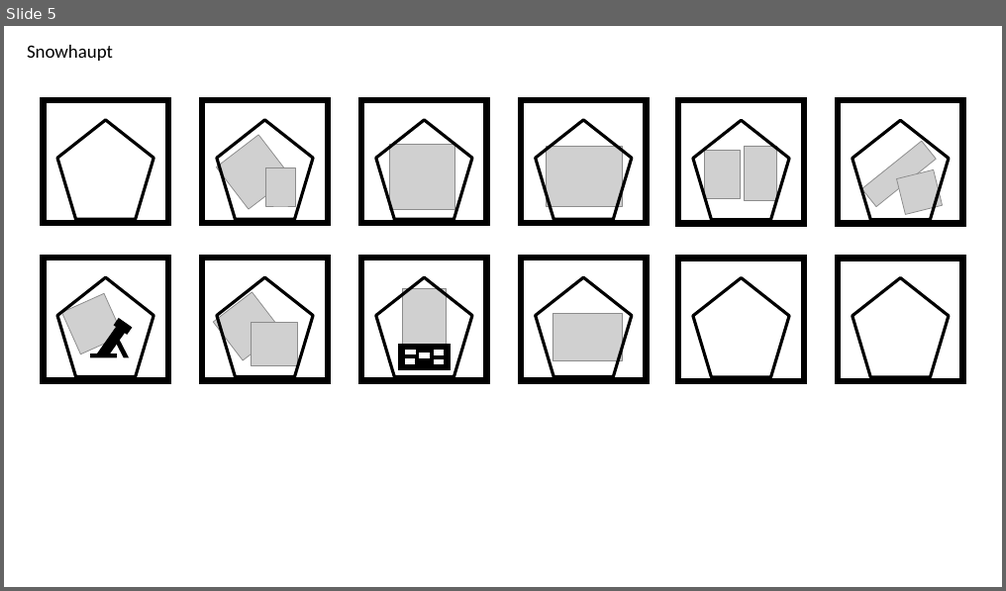
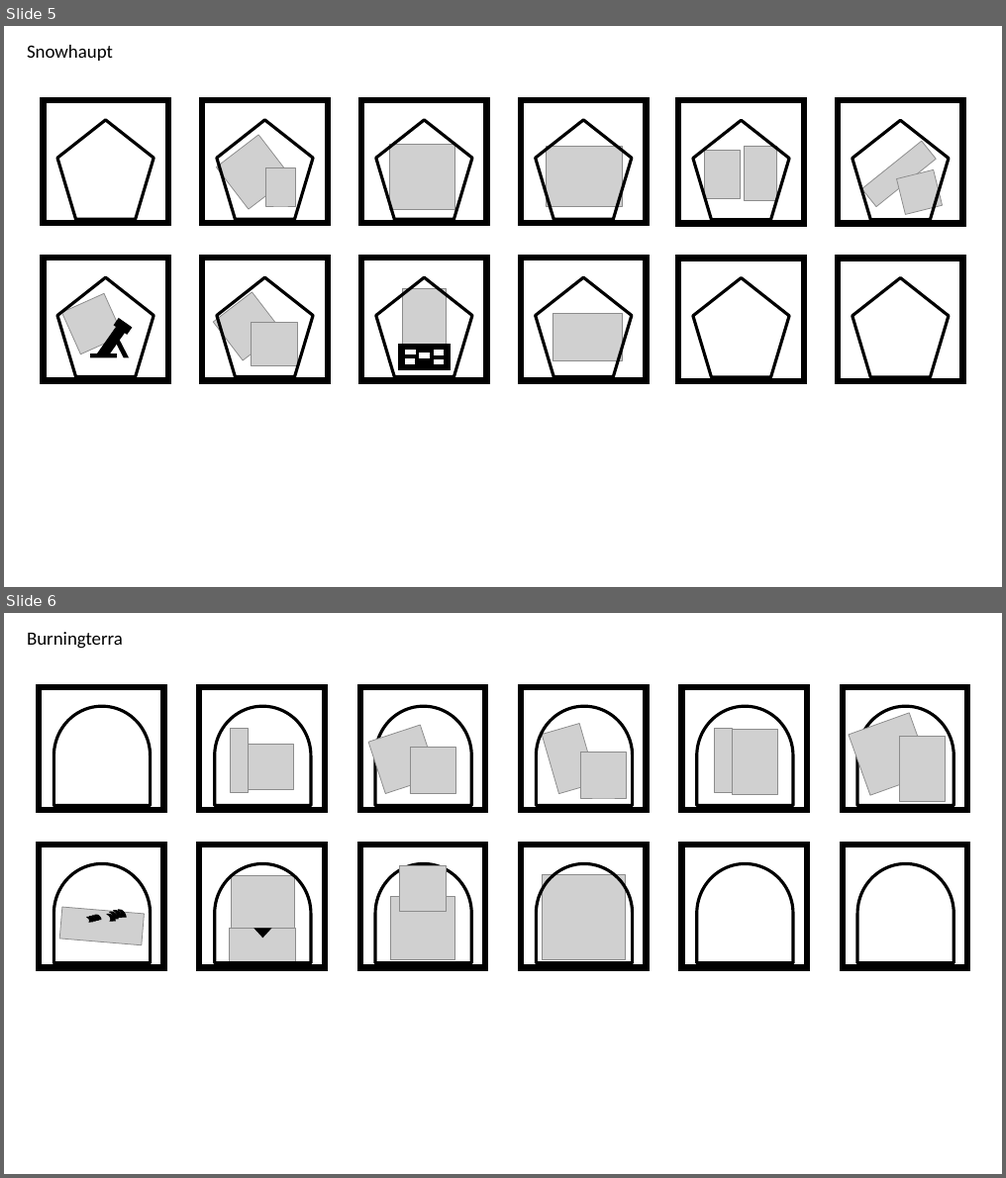
Before and after one commit to alexliuhust/JS_ChessGames, a slide deck: drawings.pptx. Shown one above the other, each under a label of ours: slide 5 before the commit, slides 5 and 6 after it. The pictures are 1006x591 and 1006x1178 pixels, drawn with LibreOffice and Linux fonts; fonts in the diff are those of the drawing; grey boxes stand for pictures. Boxes give left, top, right and bottom in pixels: in the first picture for what was removed or moved away, otherwise in the second. Text is boxed around its words. In the diff, an @@ line names an element or a change of style, - is before the commit and + after.

Commit message:
Add burningterra images

```diff
--- a/drawings.pptx
+++ b/drawings.pptx
@@ slide 6 added at [4, 613, 1002, 1174], background #FFFFFF @@
@@ text added at [27, 632, 123, 649], 18 pt, text #000000 @@
+Burningterra
@@ rectangle added at [39, 687, 163, 811], outline #000000 6 pt @@
@@ flow chart delay added at [54, 707, 151, 806], outline #000000 3 pt @@
@@ group added at [522, 687, 647, 811]: 2 pictures, 1 rectangle, 1 flow chart delay @@
@@ group added at [681, 687, 807, 811]: 2 pictures, 1 rectangle, 1 flow chart delay @@
@@ group added at [199, 687, 325, 811]: 2 pictures, 1 rectangle, 1 flow chart delay @@
@@ group added at [360, 687, 485, 811]: 2 pictures, 1 rectangle, 1 flow chart delay @@
@@ group added at [843, 687, 967, 811]: 2 pictures, 1 rectangle, 1 flow chart delay @@
@@ rectangle added at [360, 845, 485, 968], outline #000000 6 pt @@
@@ rectangle added at [522, 845, 647, 968], outline #000000 6 pt @@
@@ rectangle added at [681, 845, 807, 968], outline #000000 6 pt @@
@@ rectangle added at [843, 845, 967, 968], outline #000000 6 pt @@
@@ group added at [199, 845, 325, 968]: 2 pictures, 1 triangle, 1 rectangle, 1 flow chart delay @@
@@ flow chart delay added at [375, 863, 472, 963], outline #000000 3 pt @@
@@ picture added at [400, 865, 446, 911] @@
@@ flow chart delay added at [537, 863, 633, 963], outline #000000 3 pt @@
@@ picture added at [543, 874, 626, 960] @@
@@ flow chart delay added at [696, 863, 793, 963], outline #000000 3 pt @@
@@ flow chart delay added at [857, 863, 954, 963], outline #000000 3 pt @@
@@ picture added at [390, 897, 455, 960] @@
@@ group added at [39, 845, 163, 968]: 8 freeform shapes, 1 rectangle, 1 flow chart delay, 1 picture @@
```
Also in this commit, not shown: 2 slides changed, 1 other slide added, 31 other files.
